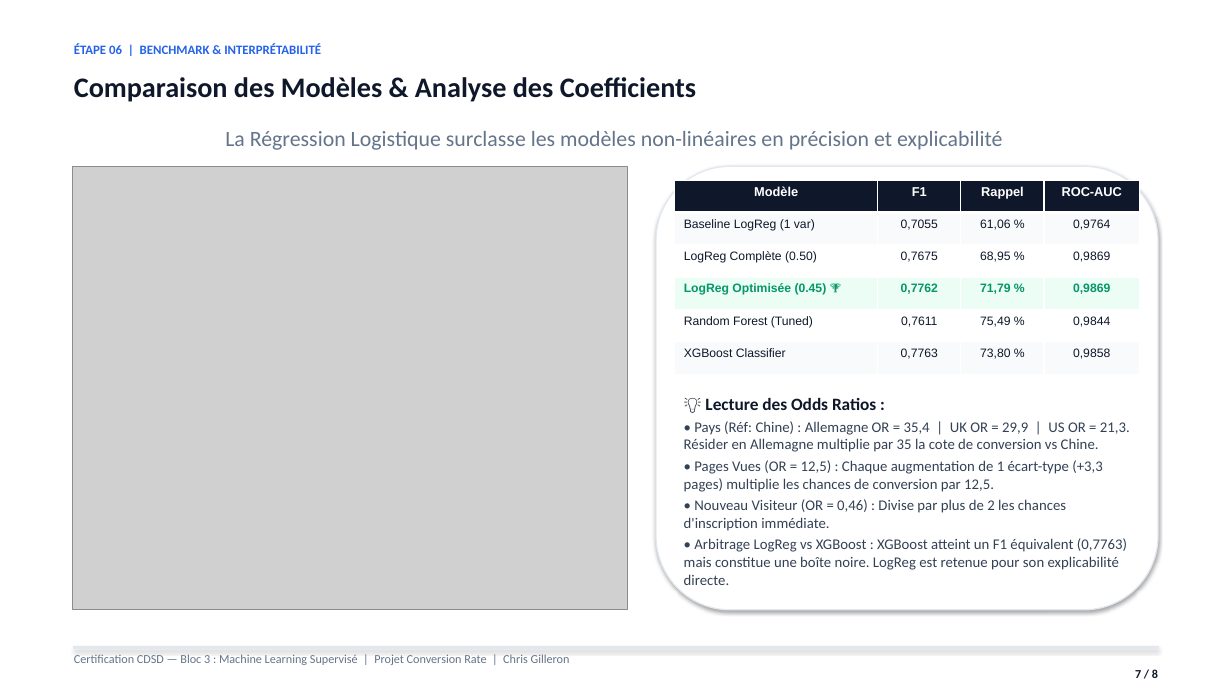
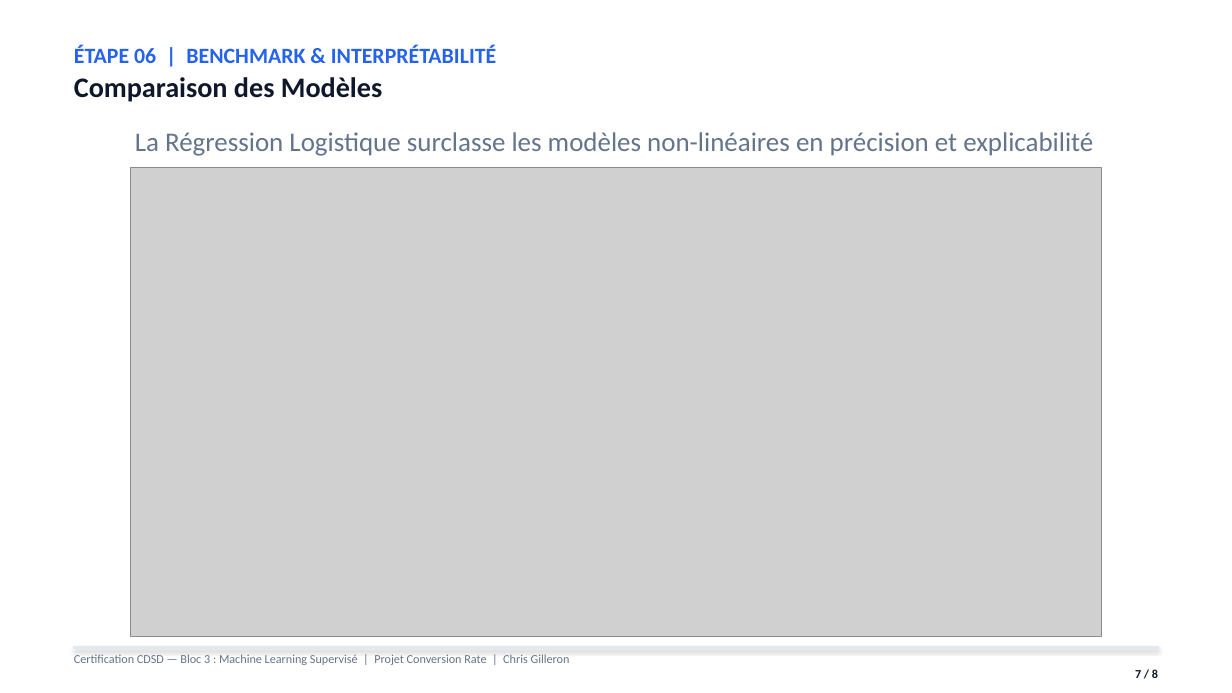
Before and after one commit to Elkristobal59/CERTIFICATION_CDSD, a slide deck: slide 7 of Bloc_3_Machine_Learning/Conversion_Rate/Conversion_rate_presentation.pptx. Drawn at 1232x693 pixels with LibreOffice and Linux fonts; fonts in the diff are those of the drawing; grey boxes stand for pictures. Boxes give left, top, right and bottom in pixels: in the first picture for what was removed or moved away, otherwise in the second. Text is boxed around its words. In the diff, an @@ line names an element or a change of style, - is before the commit and + after.

```diff
--- a/Bloc_3_Machine_Learning/Conversion_Rate/Conversion_rate_presentation.pptx
+++ b/Bloc_3_Machine_Learning/Conversion_Rate/Conversion_rate_presentation.pptx
@@ text "ÉTAPE 06 | BENCHMARK & ..." at (74, 45, 496, 63): size 10 to 17 pt @@
@@ text at (74, 77, 382, 102): text changed @@
-Comparaison des Modèles & Analyse des Coefficients
+Comparaison des Modèles
@@ text "La Régression Logistique surclasse les ..." at (135, 132, 1093, 156): size 17 to 21 pt @@
@@ picture: place and size @@
-picture at (73, 166, 628, 610)
+picture at (130, 168, 1101, 637)
@@ rounded rectangle removed at (656, 166, 1158, 610) @@
@@ table removed at (675, 180, 1140, 483), 6 rows, 4 columns @@
-Modèle | F1 | Rappel | ROC-AUC
-Baseline LogReg (1 var) | 0,7055 | 61,06 % | 0,9764
-LogReg Complète (0.50) | 0,7675 | 68,95 % | 0,9869
-LogReg Optimisée (0.45) 🏆 | 0,7762 | 71,79 % | 0,9869
-Random Forest (Tuned) | 0,7611 | 75,49 % | 0,9844
-XGBoost Classifier | 0,7763 | 73,80 % | 0,9858
@@ text removed at (684, 398, 1130, 585) @@
-💡 Lecture des Odds Ratios :
-• Pays (Réf: Chine) : Allemagne OR = 35,4 | UK OR = 29,9 | US OR = 21,3. Résider en Allemagne multiplie par 35 la cote de conversion vs Chine.
-• Pages Vues (OR = 12,5) : Chaque augmentation de 1 écart-type (+3,3 pages) multiplie les chances de conversion par 12,5.
-• Nouveau Visiteur (OR = 0,46) : Divise par plus de 2 les chances d'inscription immédiate.
-• Arbitrage LogReg vs XGBoost : XGBoost atteint un F1 équivalent (0,7763) mais constitue une boîte noire. LogReg est retenue pour son explicabilité directe.
```
Also in this commit, not shown: 7 other slides changed, 17 other files.
